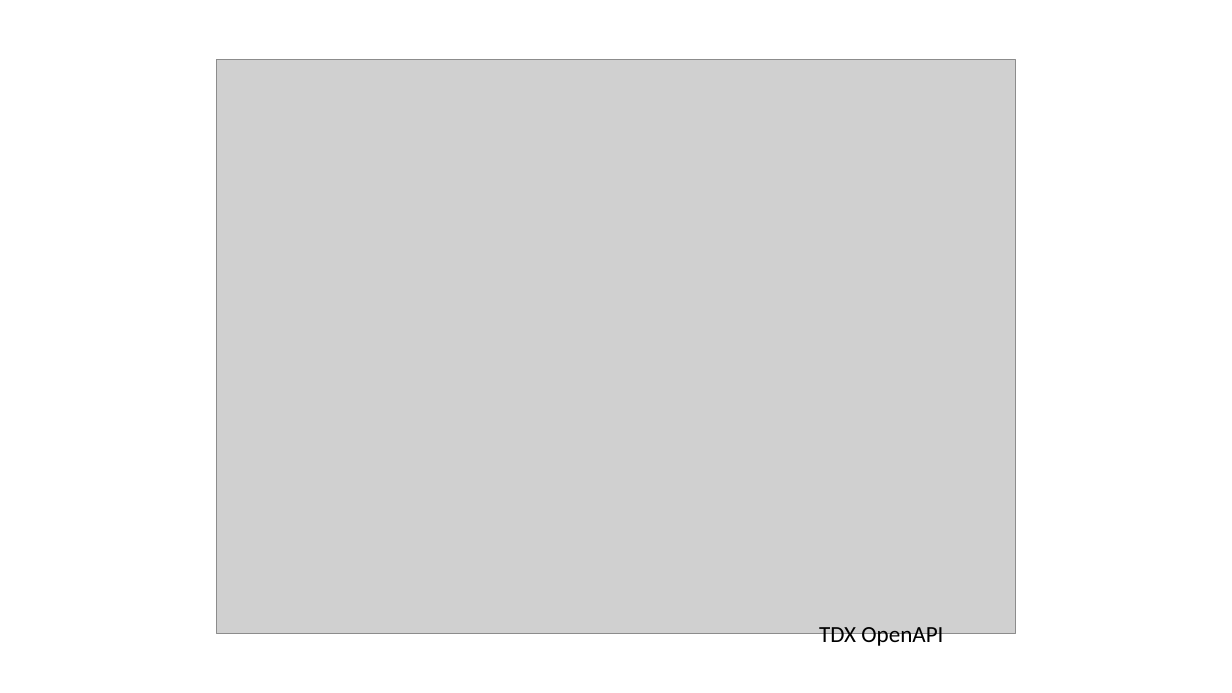
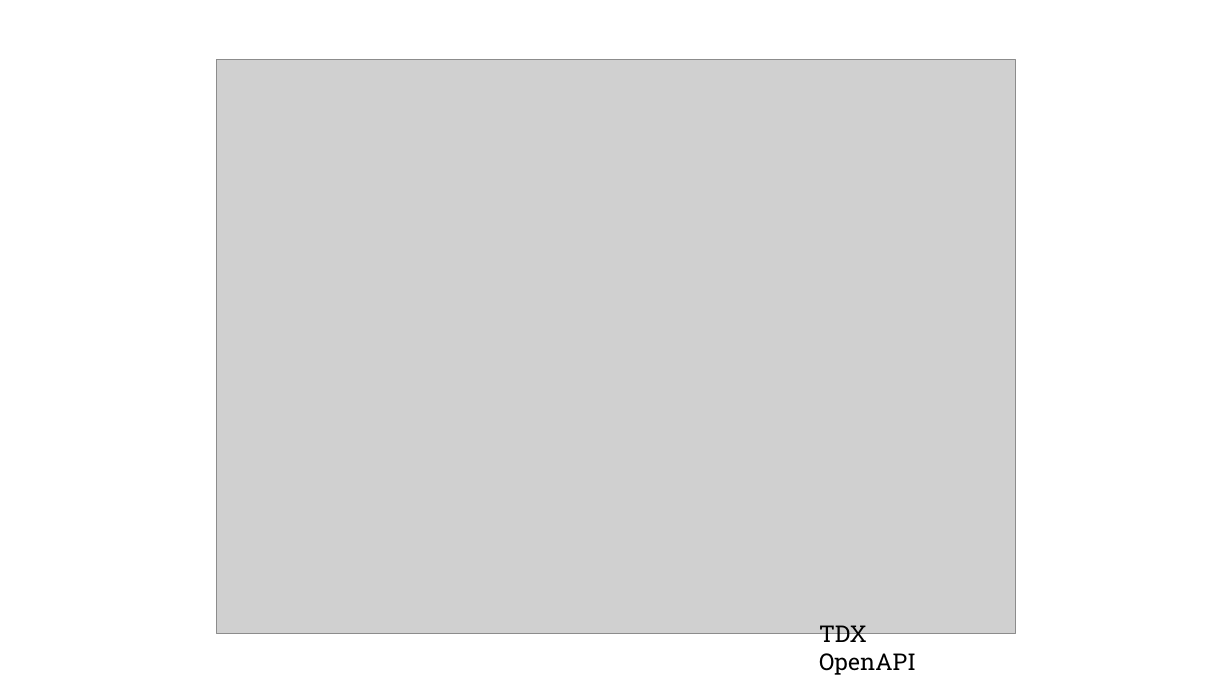
Before and after one commit to alex85amy/HighRail, a slide deck: slide 14 of 簡報/高鐵專案簡報.pptx. Drawn at 1232x693 pixels with LibreOffice and Linux fonts; fonts in the diff are those of the drawing; grey boxes stand for pictures; background and template pictures are left out. Boxes give left, top, right and bottom in pixels: in the first picture for what was removed or moved away, otherwise in the second. Text is boxed around its words. In the diff, an @@ line names an element or a change of style, - is before the commit and + after.

```diff
--- a/簡報/高鐵專案簡報.pptx
+++ b/簡報/高鐵專案簡報.pptx
@@ text "TDX OpenAPI" at bbox=[819, 625, 916, 675]: font Calibri to Roboto Slab @@
```
Also in this commit, not shown: 19 other slides changed, 4 slides added, 6 other files.
